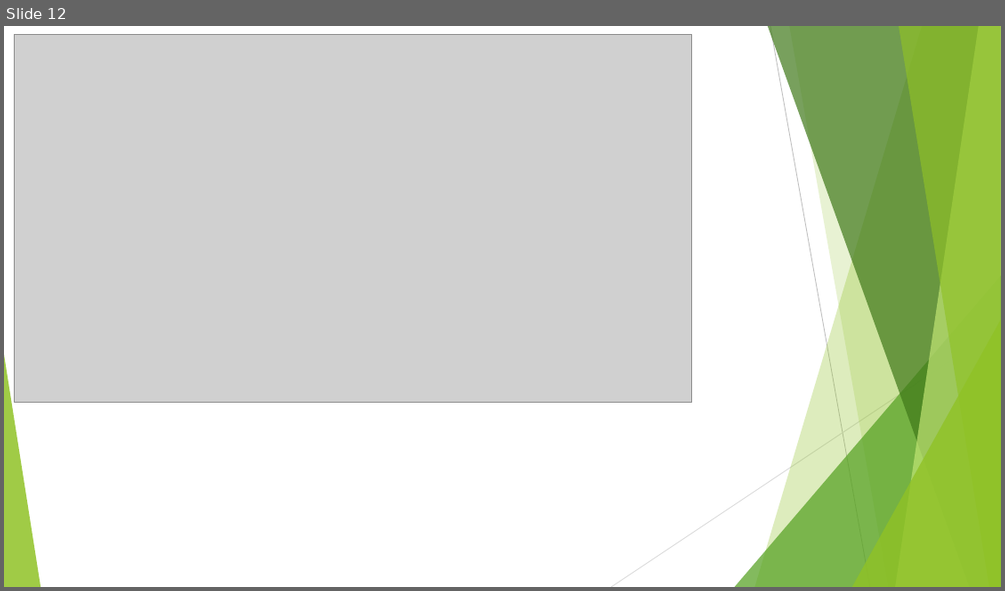
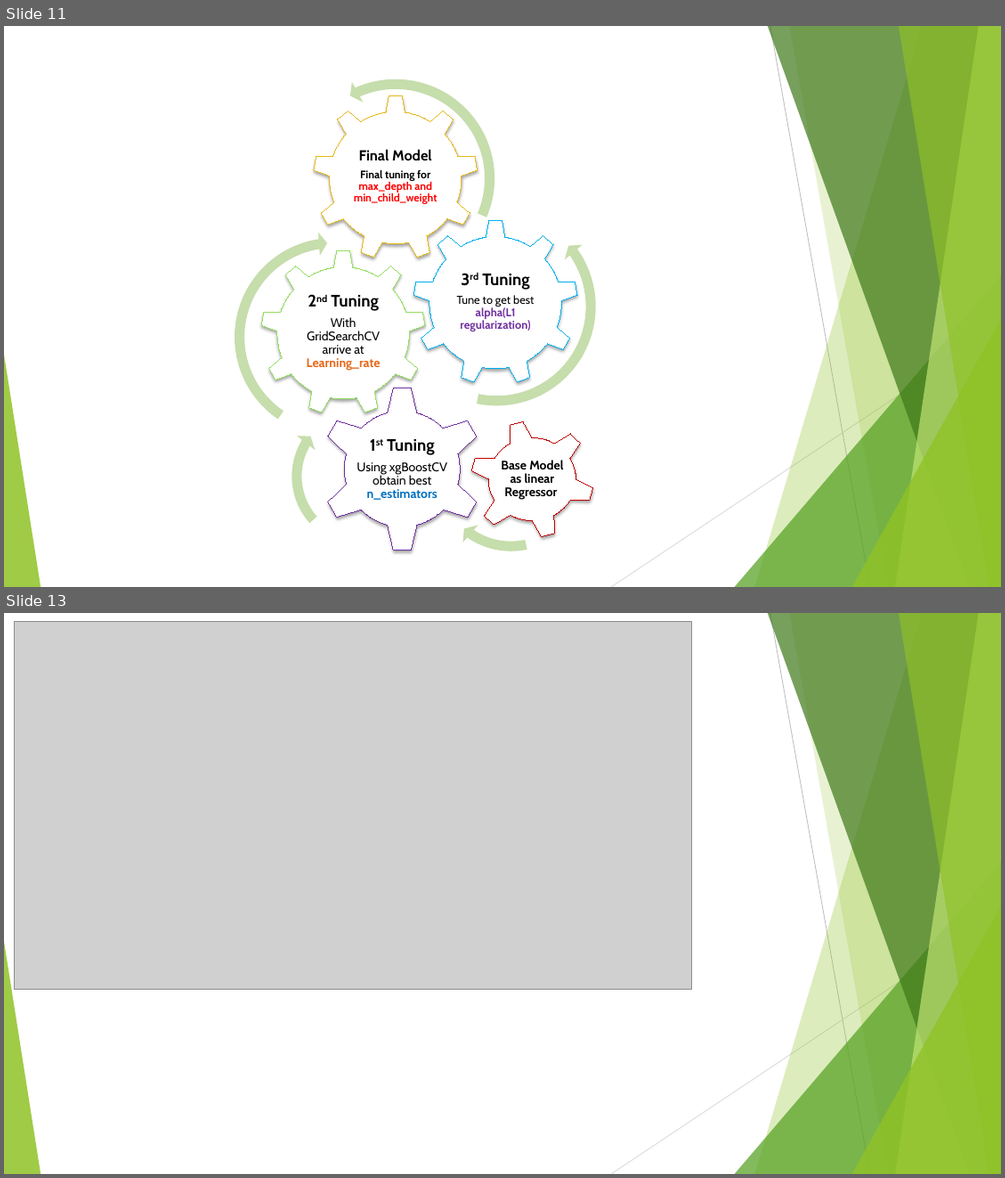
Before and after one commit to sigmanudude/ResidentialEnergyPrediction, a slide deck: PresentationSlide.pptx. Shown one above the other, each under a label of ours: slide 12 before the commit, slides 11 and 13 after it; the slides between them are not shown. The pictures are 1005x591 and 1005x1178 pixels, drawn with LibreOffice and Linux fonts; fonts in the diff are those of the drawing; grey boxes stand for pictures. Boxes give left, top, right and bottom in pixels: in the first picture for what was removed or moved away, otherwise in the second. Text is boxed around its words. In the diff, an @@ line names an element or a change of style, - is before the commit and + after.

```diff
--- a/PresentationSlide.pptx
+++ b/PresentationSlide.pptx
@@ slide 11 added at (4,26,1001,587), background #FFFFFF; not listed: 10 template elements that a slide beside it also shows @@
@@ group added at (186,45,614,578): 5 freeform shapes, 4 circular arrows, 1 left circular arrow @@
+3rd Tuning
+Tune to get best alpha(L1 regularization)
+1st Tuning
+Using xgBoostCV obtain best n_estimators
+Base Model as linear Regressor
+2nd Tuning
+With GridSearchCV arrive at Learning_rate
+Final Model
+Final tuning for max_depth and min_child_weight
@@ what was slide 12 is now slide 13 @@
```
Also in this commit, not shown: 2 slides changed, 16 other files.
